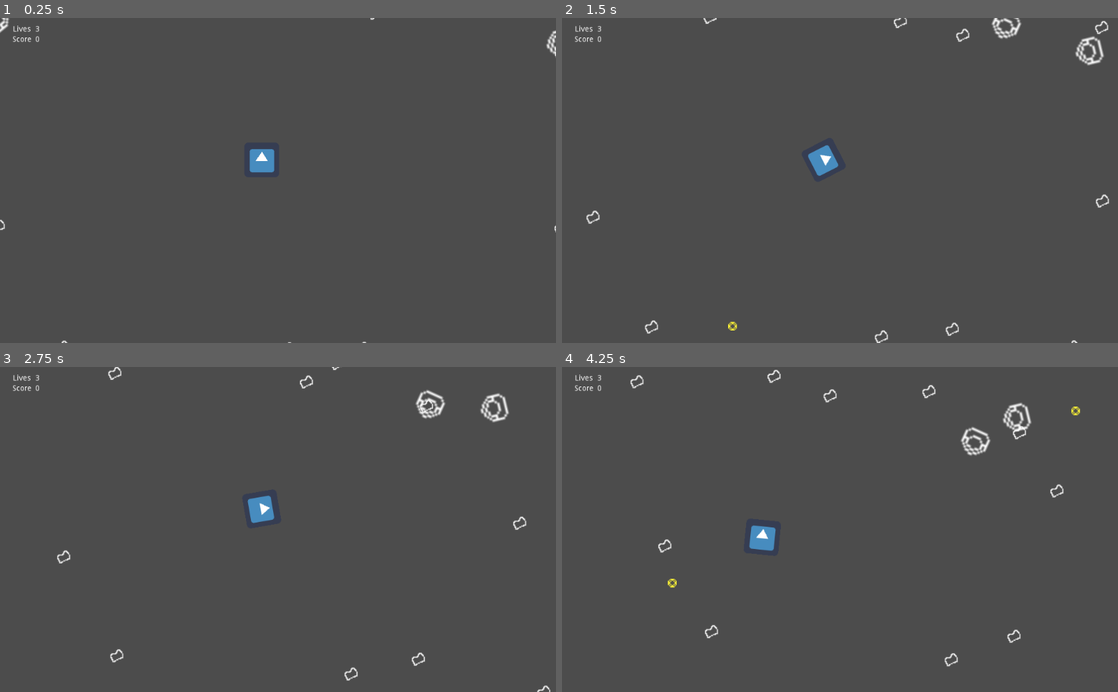
Above: before the commit, frames 1-4 (two rows, left to right).
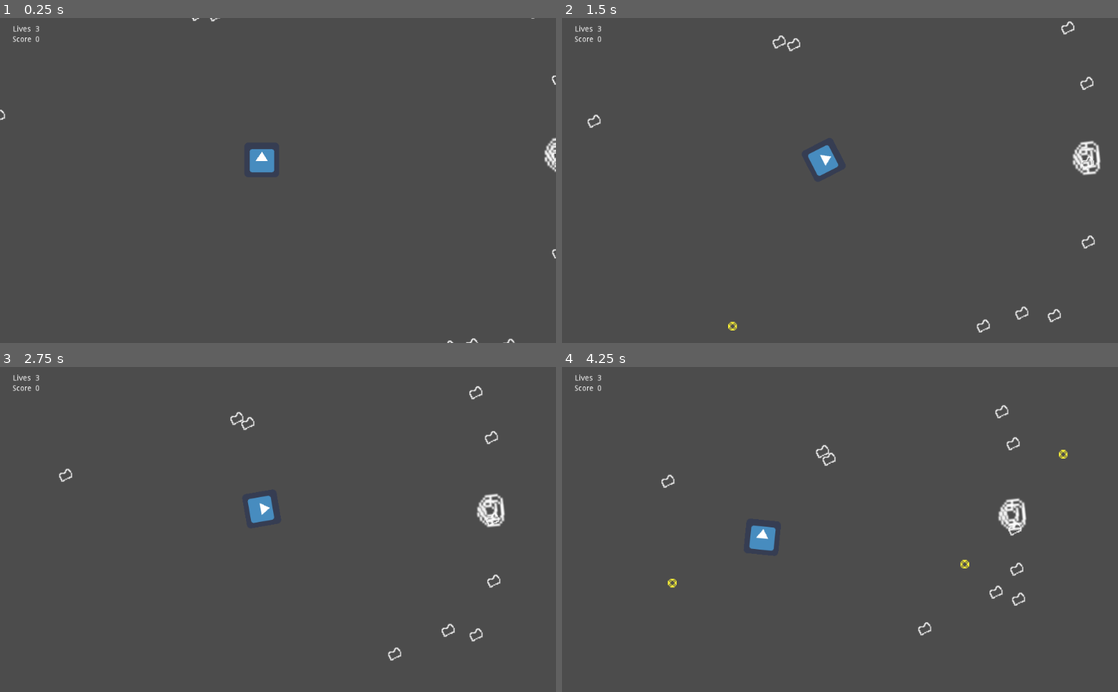
Above: after the commit, the same moments.

Repository: marianafcosta/asteroids
Game: Godot game, scene res://Root.tscn
The game is run twice, just before and just after one commit, with the same random seed, the same clock (stepped at 60 frames per second) and the same inputs. The engine's default icon, where the game draws it, is replaced by a stand-in: a white triangle on a blue panel in a dark square.
Inputs:
- Up to frame 1 (0.25 s): no input
- Up to frame 2 (1.5 s): tap Enter (ui_accept) at 0.5, 0.77 s; hold Right (ui_right) 0.53-1.28 s; hold Left (ui_left) from 1.28 s (still down)
- Up to frame 3 (2.75 s): tap Enter (ui_accept) at 1.52 s; release Left (ui_left) at 2.03 s; hold Right (ui_right) from 2.03 s (still down)
- Up to frame 4 (4.25 s): release Right (ui_right) at 2.78 s; hold Up (ui_up) 2.78-3.53 s; tap Enter (ui_accept) at 3.02, 3.77 s; hold Left (ui_left) from 3.53 s (still down)

The runs differ from the first frame. In frame 1, 0.4% of the frame differs, in the area x 0-100%, y 0-100%; in frame 2, 1.6%; in frame 3, 1.6%; in frame 4, 1.8%, in the area x 12-94%, y 0-93%.

Commit message:
Direct enemies to center of screen

Diff:
--- a/Asteroid.gd
+++ b/Asteroid.gd
@@ -11,6 +11,43 @@
 
 var rng = RandomNumberGenerator.new()
 
+func get_initial_direction():
+	var center_of_screen = Vector2(rng.randf_range((screen_size.x / 2) - 200, (screen_size.x / 2) + 200), rng.randf_range((screen_size.y / 2) - 200, (screen_size.y / 2) + 200))
+	return (center_of_screen - position).normalized()
+
+func get_spawn_point():
+	var x
+	var y
+
+	var sprite_width = get_node("Sprite").texture.get_width()
+	var sprite_height = get_node("Sprite").texture.get_height()
+	var spawn_direction = rng.randi_range(0, 1)
+	var edges_x = [0, screen_size.x]
+	var edges_y = [0, screen_size.y]
+	var zero_or_one = randi() % 2
+	var extra_sprite_padding
+
+	if spawn_direction == 0: # NOTE: Will spawn either to the left or the right of the screen
+		x = edges_x[zero_or_one]
+		if x == 0:
+			extra_sprite_padding = - sprite_width
+		else:
+			extra_sprite_padding = sprite_width
+		x += extra_sprite_padding
+
+		y = rng.randf_range(0, screen_size.y)
+	else: # NOTE: Will spawn either on the top or the bottom of the screen
+		x = rng.randf_range(0, screen_size.x)
+
+		y = edges_y[zero_or_one]
+		if y == 0:
+			extra_sprite_padding = - sprite_height
+		else:
+			extra_sprite_padding = sprite_height
+		y += extra_sprite_padding
+
+	return Vector2(x,y)
+
 func out_of_bounds(x, y):
 	var sprite_width = self.get_node("Sprite").texture.get_width()
 	var sprite_height = self.get_node("Sprite").texture.get_height()
@@ -21,9 +58,9 @@
 
 func _ready():
 	rng.randomize()
-	# TODO: The direction will go to a random point within the bounds of the screen
-	direction = Vector2(rng.randf_range(-1, 1), rng.randf_range(-1, 1)).normalized()
 	screen_size = get_viewport_rect().size
+	position = get_spawn_point()
+	direction = get_initial_direction()
 	self.connect("on_destroyed", get_tree().root.get_child(0), "_on_Asteroid_destroyed")
 
 func _process(delta):
--- a/EnemySpawner.gd
+++ b/EnemySpawner.gd
@@ -9,49 +9,14 @@
 
 var rng = RandomNumberGenerator.new()
 
-func get_spawn_point(sprite_width, sprite_height):
-	var x
-	var y
-
-	var spawn_direction = rng.randi_range(0, 1)
-	var edges_x = [0, screen_size.x]
-	var edges_y = [0, screen_size.y]
-	var zero_or_one = randi() % 2
-	var extra_sprite_padding
-
-	if spawn_direction == 0: # NOTE: Will spawn either to the left or the right of the screen
-		x = edges_x[zero_or_one]
-		if x == 0:
-			extra_sprite_padding = - sprite_width
-		else:
-			extra_sprite_padding = sprite_width
-		x += extra_sprite_padding
-
-		y = rng.randf_range(0, screen_size.y)
-	else: # NOTE: Will spawn either on the top or the bottom of the screen
-		x = rng.randf_range(0, screen_size.x)
-
-		y = edges_y[zero_or_one]
-		if y == 0:
-			extra_sprite_padding = - sprite_height
-		else:
-			extra_sprite_padding = sprite_height
-		y += extra_sprite_padding
-
-	return Vector2(x,y)
-
 func spawn_asteroid():
 	var asteroid_instance = asteroid_scene.instance()
 	self.add_child(asteroid_instance)
-	var asteroid_sprite = asteroid_instance.get_node("Sprite").texture
-	asteroid_instance.global_position = get_spawn_point(asteroid_sprite.get_width(), asteroid_sprite.get_height())
 	asteroids.append(asteroid_instance)
 
 func spawn_spaceship():
 	var spaceship_instance = spaceship_scene.instance()
 	self.add_child(spaceship_instance)
-	var spaceship_sprite = spaceship_instance.get_node("Sprite").texture
-	spaceship_instance.global_position = get_spawn_point(spaceship_sprite.get_width(), spaceship_sprite.get_height())
 	spaceships.append(spaceship_instance)
 
 # Called when the node enters the scene tree for the first time.
--- a/Spaceship.gd
+++ b/Spaceship.gd
@@ -13,6 +13,44 @@
 var projectile_scene = preload("res://EnemyProjectile.tscn")
 
 var rng = RandomNumberGenerator.new()
+
+func get_initial_direction():
+	var center_of_screen = Vector2(rng.randf_range((screen_size.x / 2) - 20, (screen_size.x / 2) + 20), rng.randf_range((screen_size.y / 2) - 20, (screen_size.y / 2) + 20))
+	return (center_of_screen - position).normalized()
+
+func get_spawn_point():
+	var x = 0
+	var y = 0
+
+	var sprite_width = get_node("Sprite").texture.get_width()
+	var sprite_height = get_node("Sprite").texture.get_height()
+	var spawn_direction = rng.randi_range(0, 1)
+	var edges_x = [0, screen_size.x]
+	var edges_y = [0, screen_size.y]
+	var zero_or_one = randi() % 2
+	var extra_sprite_padding = 0
+
+	if spawn_direction == 0: # NOTE: Will spawn either to the left or the right of the screen
+		x = edges_x[zero_or_one]
+		if x == 0:
+			extra_sprite_padding = -sprite_width
+		else:
+			extra_sprite_padding = sprite_width
+		x += extra_sprite_padding
+
+		y = rng.randf_range(0, screen_size.y)
+	else: # NOTE: Will spawn either on the top or the bottom of the screen
+		x = rng.randf_range(0, screen_size.x)
+
+		y = edges_y[zero_or_one]
+		if y == 0:
+			extra_sprite_padding = - sprite_height
+		else:
+			extra_sprite_padding = sprite_height
+		y += extra_sprite_padding
+
+	print(Vector2(x,y))
+	return Vector2(x,y)
 
 func shoot():
 	var projectile_instance = projectile_scene.instance()
@@ -30,13 +68,13 @@
 	return is_out_of_bounds
 
 func _ready():
+	screen_size = get_viewport_rect().size
 	rng.randomize()
-	direction = Vector2(rng.randf_range(-1, 1), rng.randf_range(-1, 1)).normalized()
+	global_position = get_spawn_point()
+	direction = get_initial_direction()
 	self.rotate(Vector2(0,1).angle_to(direction))
-	screen_size = get_viewport_rect().size
 	$Timer.start()
 	self.connect("on_destroyed", get_tree().root.get_child(0), "_on_Spaceship_destroyed")
-
 
 func _process(delta):
 	var velocity = direction * speed
